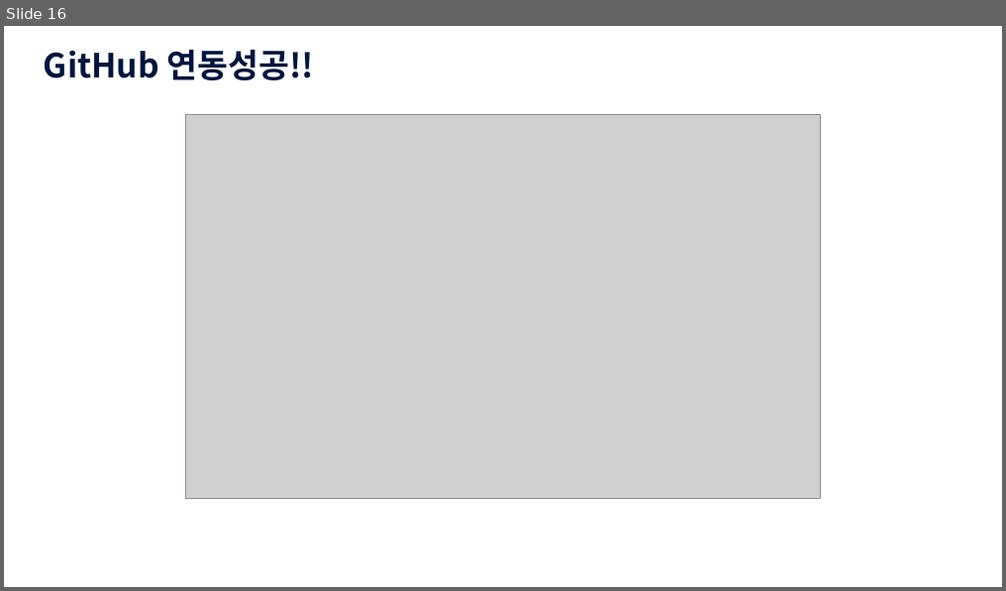
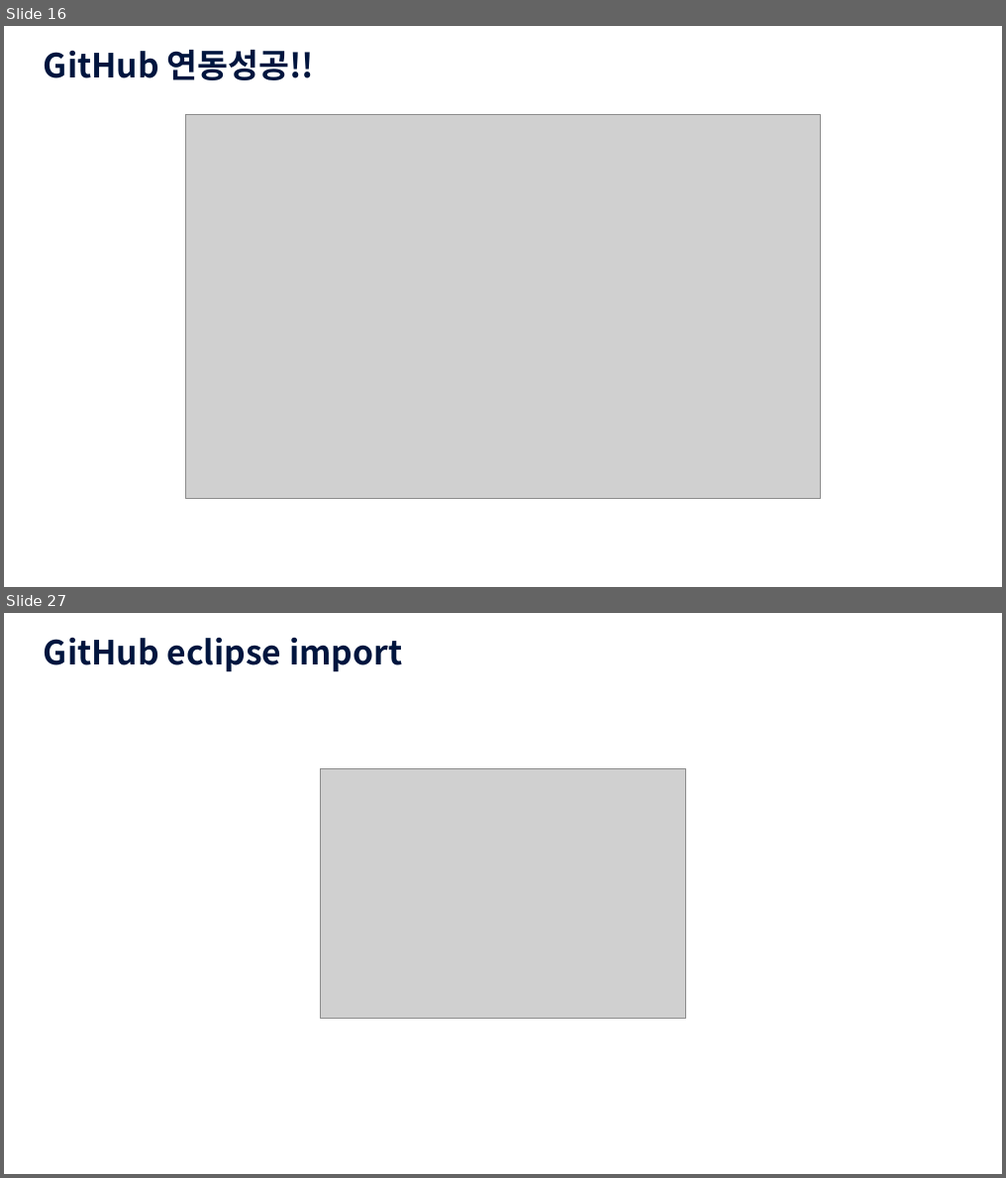
Before and after one commit to dobby2024/JavaSE, a slide deck: JAVA_GitHub연동.pptx. Shown one above the other, each under a label of ours: slide 16 before the commit, slides 16 and 27 after it; the slides between them are not shown. The pictures are 1006x591 and 1006x1178 pixels, drawn with LibreOffice and Linux fonts; fonts in the diff are those of the drawing; grey boxes stand for pictures; background and template pictures are left out. Boxes give left, top, right and bottom in pixels: in the first picture for what was removed or moved away, otherwise in the second. Text is boxed around its words. In the diff, an @@ line names an element or a change of style, - is before the commit and + after.

Commit message:
import 추가

```diff
--- a/JAVA_GitHub연동.pptx
+++ b/JAVA_GitHub연동.pptx
@@ slide 27 added at [4, 613, 1002, 1174], background picture (left out) @@
@@ text added at [44, 637, 402, 672], 32 pt, text #00153E, bold @@
+GitHub eclipse import
@@ picture added at [321, 768, 686, 1018] @@
```
Also in this commit, not shown: 10 other slides added.
